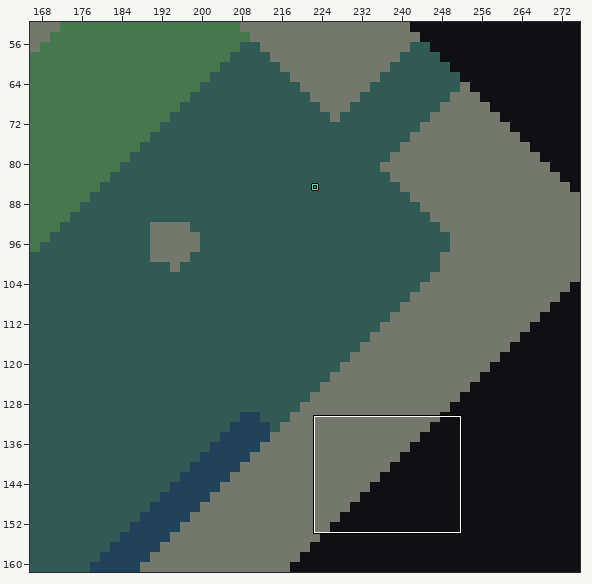
Level history. LDtk project: game/content/maps/world.ldtk. The picture above shows the old version from afar; the outline marks the close-up.
Close-up. The starting point:
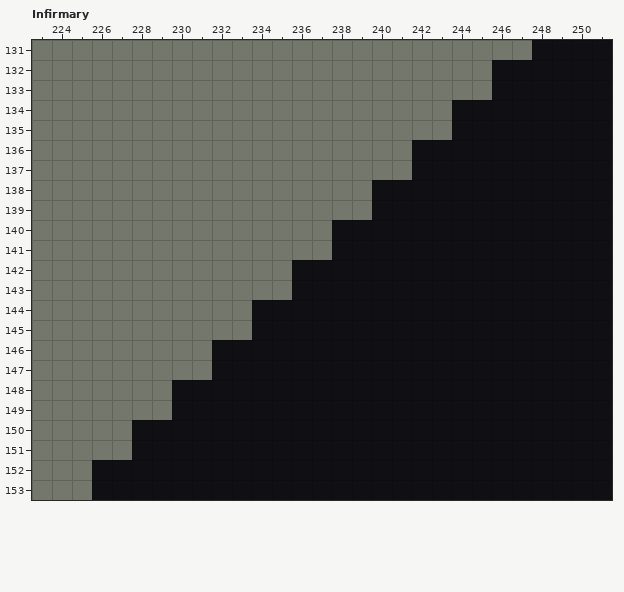
Cells are 10x10 px. Shown: Infirmary x 223..251, y 131..153. The commit also changed other parts of the map, which this record leaves out. The old version is drawn lined up with the new one.
After:
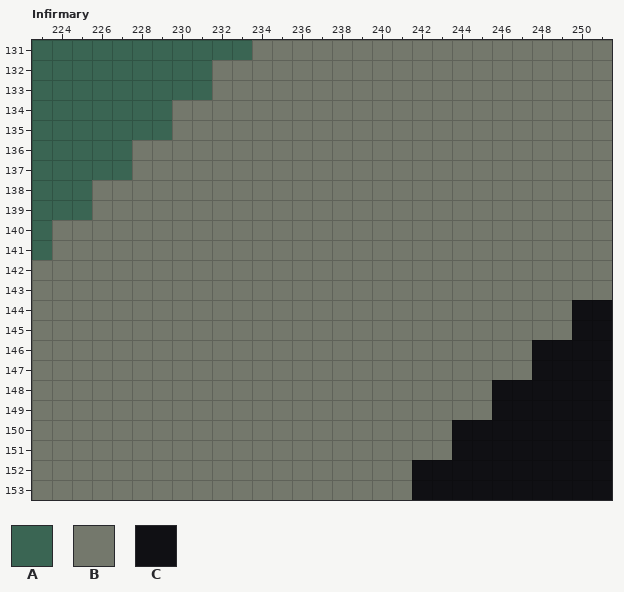
Key: from "Height": A 14 "t14"; from "Terrain": B 1 "rock", C 2 "void".
_ is an empty cell.
Tiles replaced or removed in this view: B, C.
Edits made:
Changed rows in their new state; . is an unchanged cell.
map size 284x286 -> 294x294 cells
Layer "Height":
first column x 223:
131 AAAAAAAAAAA
132 AAAAAAAAA..
133 AAAAAAAAA..
134 AAAAAAA....
135 AAAAAAA....
136 AAAAA......
137 AAAAA......
138 AAA........
139 AAA........
140 A..........
141 A..........
Layer "Terrain":
first column x 223:
131 ___________..............BBBB
132 _________..............BBBBBB
133 _________..............BBBBBB
134 _______..............BBBBBBBB
135 _______..............BBBBBBBB
136 _____..............BBBBBBBBBB
137 _____..............BBBBBBBBBB
138 ___..............BBBBBBBBBBBB
139 ___..............BBBBBBBBBBBB
140 _..............BBBBBBBBBBBBBB
141 _..............BBBBBBBBBBBBBB
142 .............BBBBBBBBBBBBBBBB
143 .............BBBBBBBBBBBBBBBB
144 ...........BBBBBBBBBBBBBBBB..
145 ...........BBBBBBBBBBBBBBBB..
146 .........BBBBBBBBBBBBBBBB....
147 .........BBBBBBBBBBBBBBBB....
148 .......BBBBBBBBBBBBBBBB......
149 .......BBBBBBBBBBBBBBBB......
150 .....BBBBBBBBBBBBBBBB........
151 .....BBBBBBBBBBBBBBBB........
152 ...BBBBBBBBBBBBBBBB..........
153 ...BBBBBBBBBBBBBBBB..........
Changed places in both close-ups, as pixel boxes (x1, y1, x2, y2):
changed: (32, 40, 612, 500)
